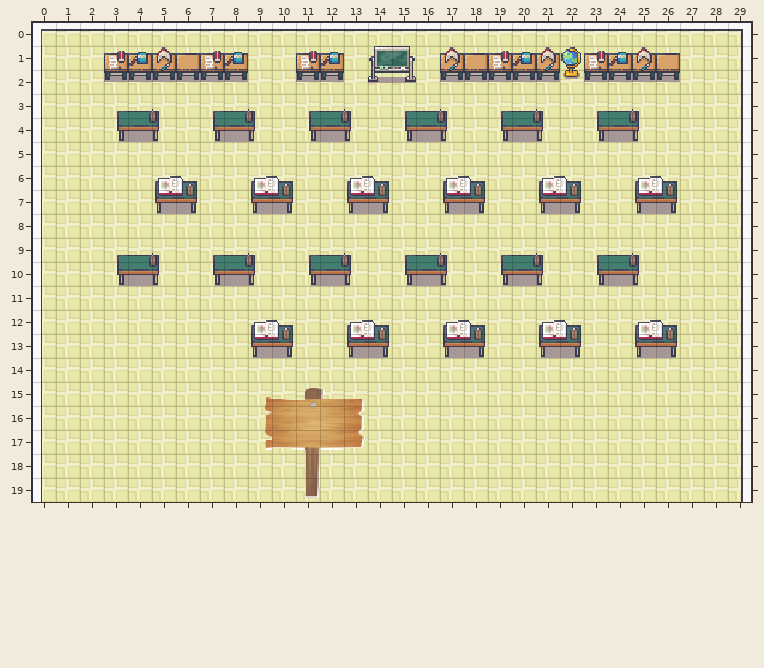
Tiled map -- assets/classroom.tmx. The picture above is the old version.
Cells are 16x16 px. Shown: x 0..29, y 0..19. Not drawn, because the pictures are missing: unchanged layer "圖塊層 3".
New version:
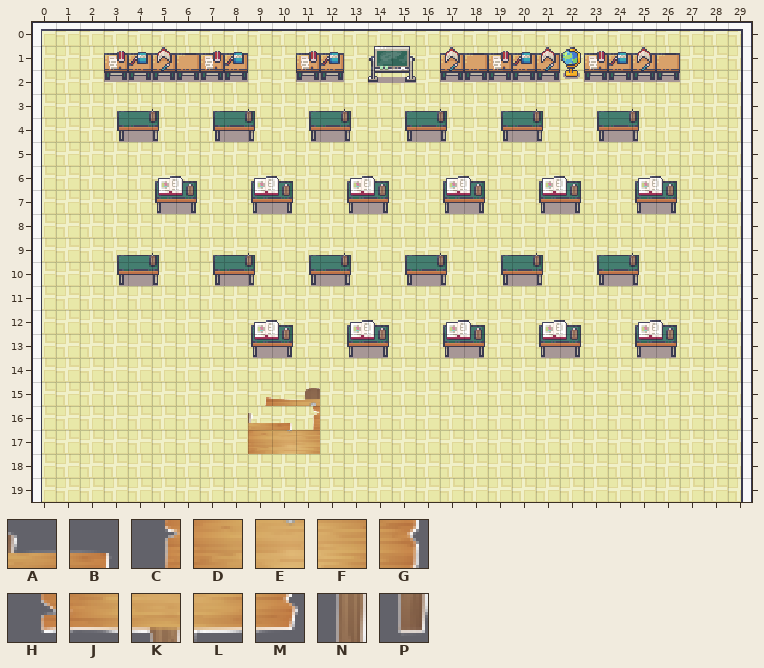
Key: from "告示牌": A 3, B 4, C 5, D 6, E 7, F 8, G 9, H 10, J 11, K 12, L 13, M 14, N 17, P 22.
_ is an empty cell.
Change:
Layer "圖塊層 2":
Tile C becomes tile A in row 16 at x 9.
Tile D becomes tile B in row 16 at x 10.
Tile E becomes tile C in row 16 at x 11.
Tile H becomes tile D in row 17 at x 9.
Tile J becomes tile E in row 17 at x 10.
Tile K becomes tile F in row 17 at x 11.
The edit erases tile A in row 15 at x 12.
The edit erases tile B in row 15 at x 13.
The edit erases tile F in row 16 at x 12.
The edit erases tile G in row 16 at x 13.
The edit erases tile L in row 17 at x 12.
The edit erases tile M in row 17 at x 13.
The edit erases tile N in row 18 at x 11.
The edit erases tile P in row 19 at x 11.
Pixel boxes of the changes (left, top, right, bottom) in both pictures:
changed: (248, 388, 365, 498)
